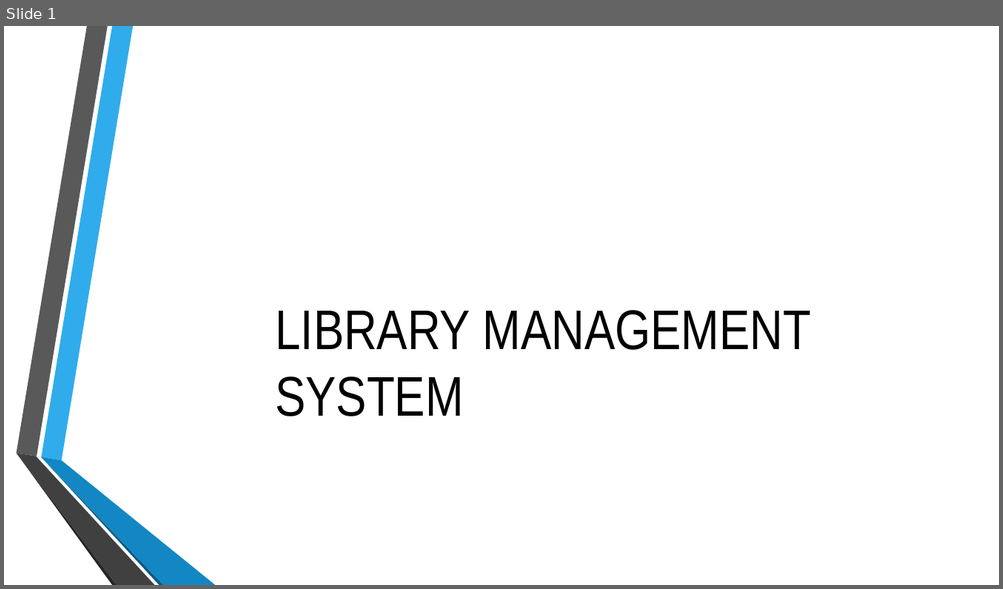
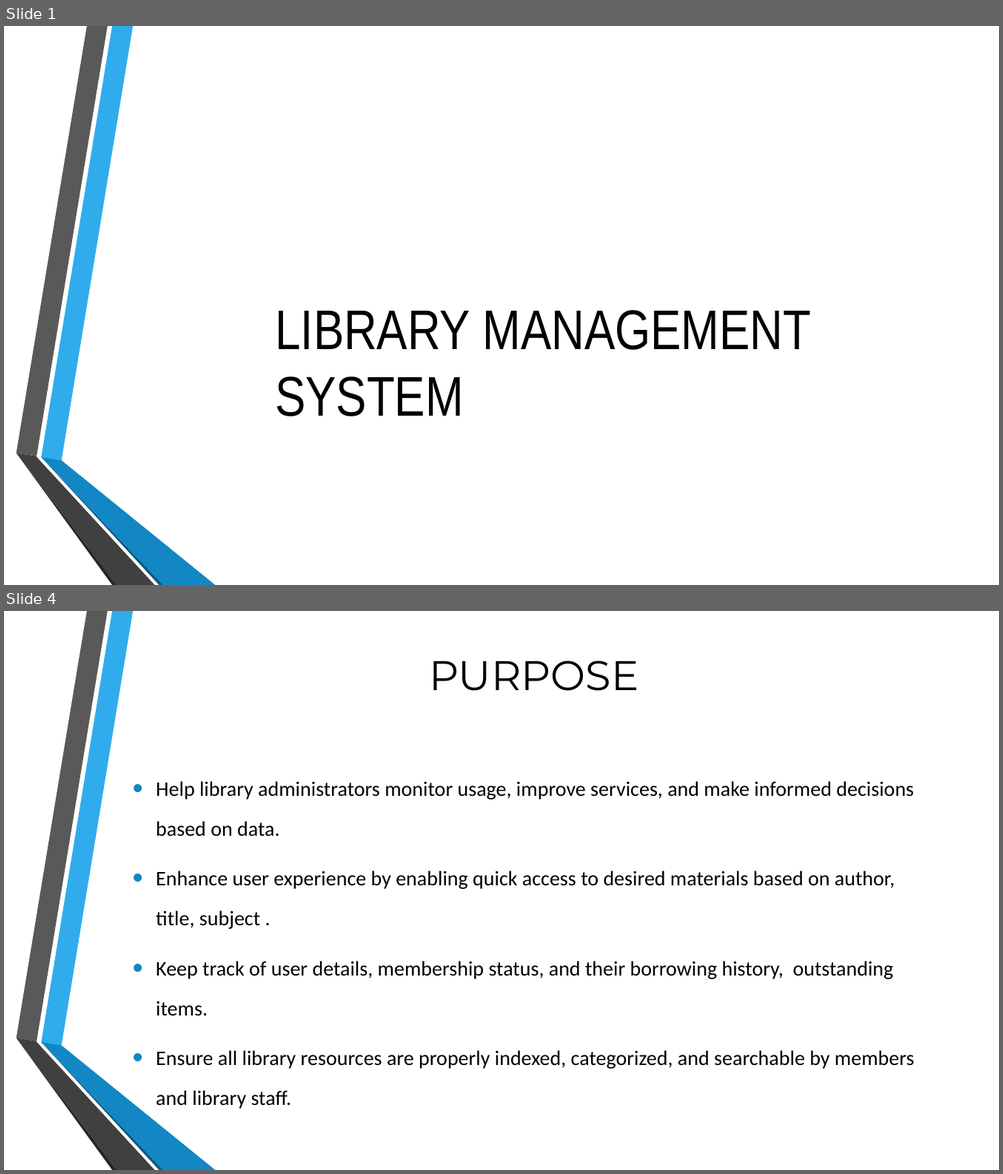
Before and after one commit to Vruchi0321/Hibernate_Project, a slide deck: LMS.pptx. Shown one above the other, each under a label of ours: slide 1 before the commit, slides 1 and 4 after it; the slides between them are not shown. The pictures are 1003x589 and 1003x1174 pixels, drawn with LibreOffice and Linux fonts; fonts in the diff are those of the drawing; background and template pictures are left out. Boxes give left, top, right and bottom in pixels: in the first picture for what was removed or moved away, otherwise in the second. Text is boxed around its words. In the diff, an @@ line names an element or a change of style, - is before the commit and + after.

```diff
--- a/LMS.pptx
+++ b/LMS.pptx
@@ slide 4 added at [4, 611, 999, 1170], background picture (left out); not listed: 6 template elements that a slide beside it also shows @@
@@ title added at [429, 661, 639, 691], 40 pt, text #000000 @@
+PURPOSE
@@ text added at [156, 781, 914, 1109], 20 pt, text #000000 @@
+• Help library administrators monitor usage, improve services, and make informed decisions based on data.
+• Enhance user experience by enabling quick access to desired materials based on author, title, subject .
+• Keep track of user details, membership status, and their borrowing history, outstanding items.
+• Ensure all library resources are properly indexed, categorized, and searchable by members and library staff.
```
Also in this commit, not shown: 3 slides changed, 5 other slides added, 9 slides removed.
